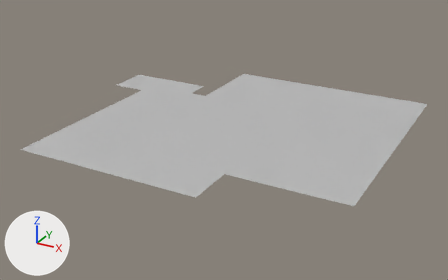
The FBX model There Was A Plan/Assets/3D/01-Models/B_Ground.fbx, before and after one commit.
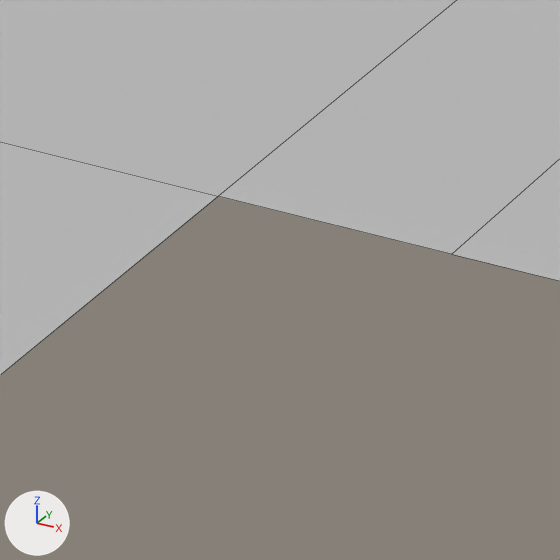
Old and new are each drawn whole from a 50 mm camera at (15.0, -27.4, 12.6) aimed at (0.1, -0.4, -0.9) and again close up on the part from 46% to 57% of the width and 56% to 73% of the height. The lights are fixed; the arrows at lower left show +X, +Y and +Z. The close-ups show mesh edges as thin lines. Where no turn or scale is listed for an object, it has been applied to the vertices.

Objects in the first close-up: 'B_Ground'.
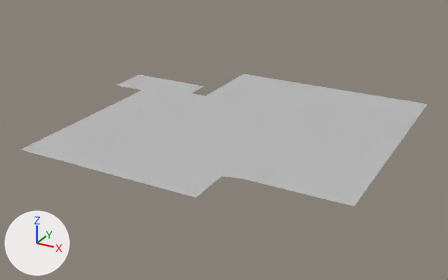
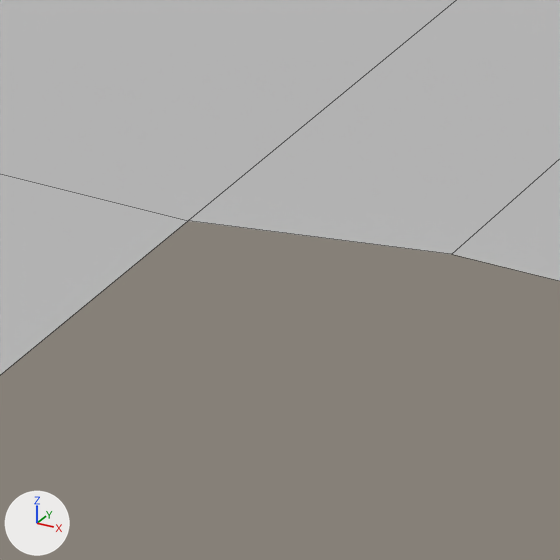
Boxes [x1, y1, x2, y2] around the edits, measured in the close-ups (560 x 560 px; the box of a moved part takes in the faces that stretch with it):
part 1 of me_mesh, moved or reshaped
    both: [0, 0, 460, 375]

Edits to the bpy script that builds the scene:
```text
Change me_mesh:
    where me_mesh.from_pydata(...)  # 37 vertices, 24 faces; spans x -9.0..9.0, y -8.0..8.0, z 0.0
    used by ob_b_ground; location = (0.0, 0.0, 0.0)
    before: 17 (-7.0, -5.6, 0.0), 18 (-4.0, -5.6, 0.0), 33 (-3.0, -5.6, 0.0), 36 (3.0, -5.6, 0.0) at pixel (218, 196)
    me_mesh part 1
    add for i in [17, 18, 33, 36]: me_mesh.vertices[i].co += Vector((0.0, -0.2, 0.0))
    me_mesh.vertices[9].co: (-7.0, -2.5, 0.0) -> (-7.0, -3.1, 0.0)
    me_mesh.vertices[10].co: (-4.0, -2.5, 0.0) -> (-4.0, -3.1, 0.0)
```
